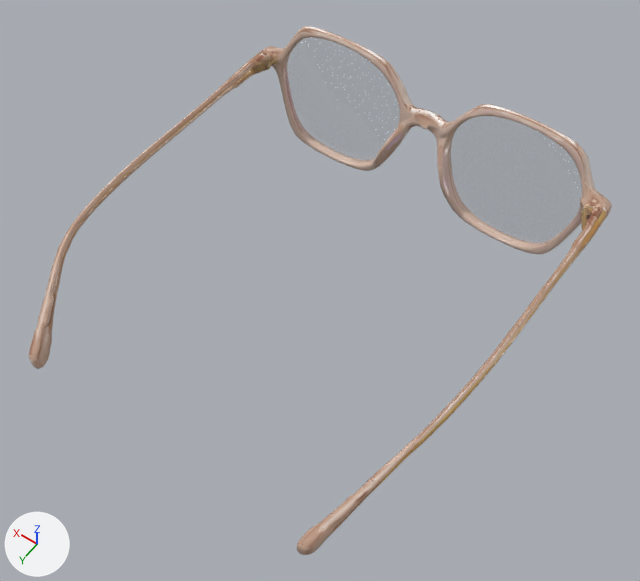
The glTF model misc/models/878082.glb as it was, and as the next commit left it.
The view is the same before and after, from a camera (50 mm lens) standing at (-0.1071, 0.2177, 0.2144) and looking at (-0.0069, 0.0774, -0.006). Lighting does not change. The marker at lower left points along +X, +Y and +Z. The older version comes first. Where no turn or scale is listed for an object, it has been applied to the vertices.

In view in the first picture: 'Full_rim_geometry', 'LensL_geometry', 'LensR_geometry', 'TempleL_geometry', 'TempleR_geometry'.
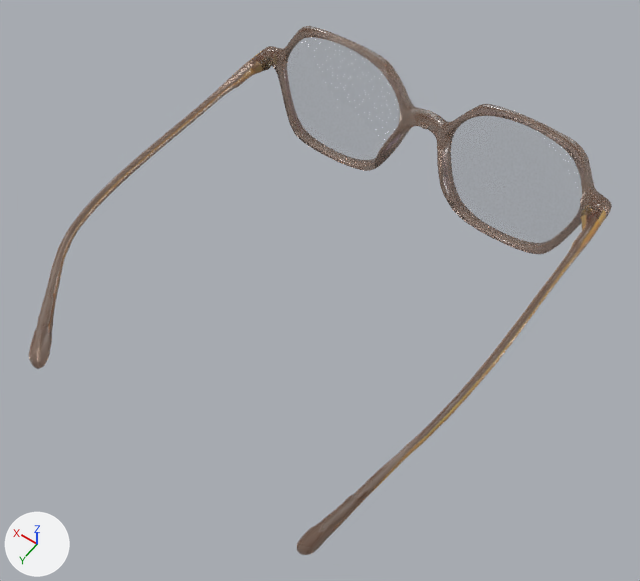
Commit message: chore(models): update 878082

Boxes [x1, y1, x2, y2] around the edits, measured in the pictures (640 x 581 px):
'Full_rim_geometry', surface changed: [250, 26, 612, 254] in both
'TempleR_geometry', surface changed: [297, 214, 599, 555] in both
'TempleL_geometry', surface changed: [29, 59, 262, 369] in both

Edits to the bpy script that builds the scene:
```text
Change mat_multilayermaterial_baked:
    where n6 = _N.new('ShaderNodeMath'); n6.name = 'Math.001'
    n6.inputs[1].default_value: 0.0 -> 0.8  # 'Value'
Change mat_multilayermaterial_clone_baked:
    where n6 = _N.new('ShaderNodeMath'); n6.name = 'Math.001'
    n6.inputs[1].default_value: 0.0 -> 0.8  # 'Value'
```
